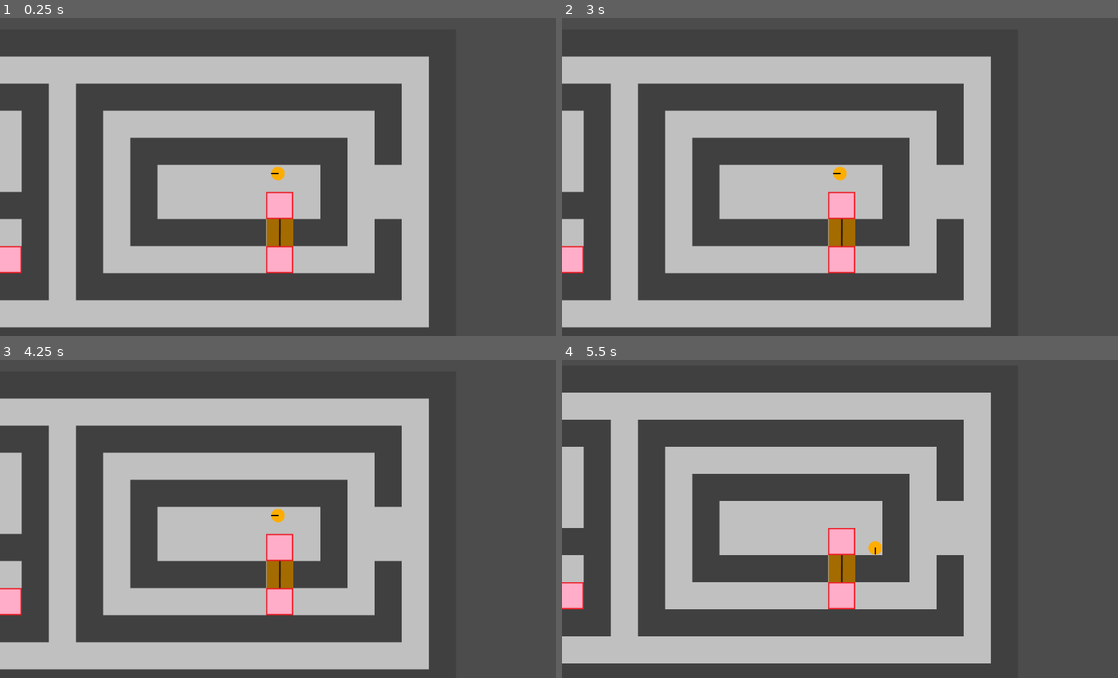
Above: before the commit, frames 1-4 (two rows, left to right).
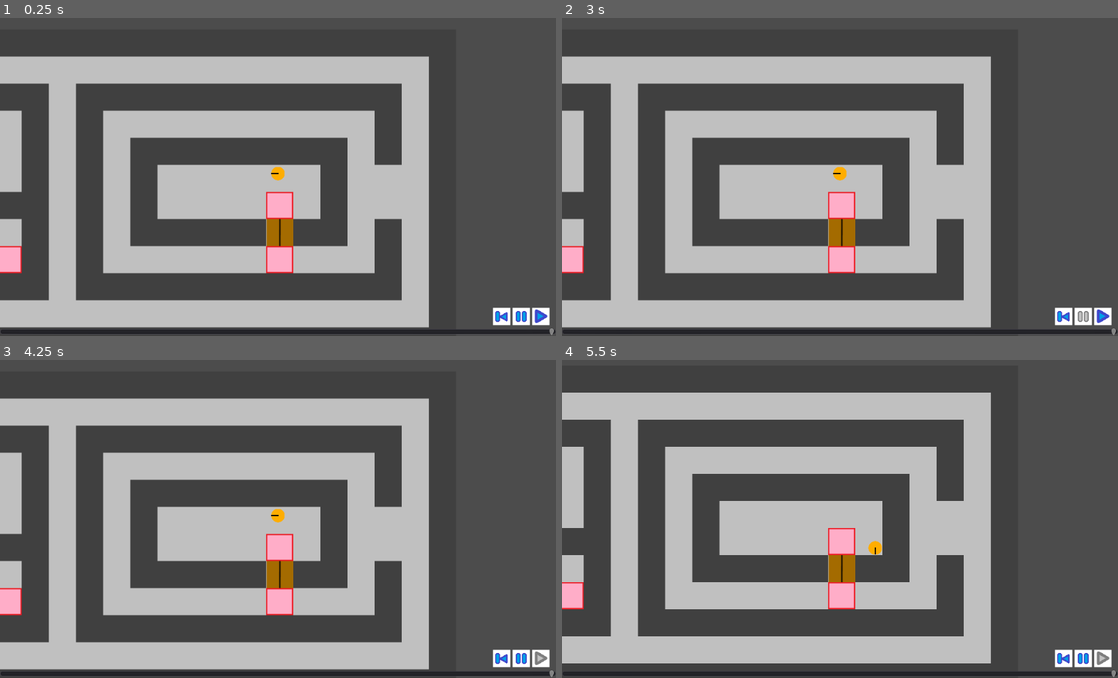
Above: after the commit, the same moments.

Repository: Charidan/Kleptochron
Game: Godot game, scene res://scenes/CollisionTest.tscn
Two runs of this game, one before a commit and one after it. Both use one fixed random seed, a clock stepped at 60 frames per second and the inputs below.
Inputs (mouse positions are in pixels of both pictures, inside the frame that each line leads up to):
- Up to frame 1 (0.25 s): no input
- Up to frame 2 (3 s): click (1062, 316) at 0.52 s; click (1112, 316) at 1.27 s; click (1117, 316) at 2.02 s; click (1084, 316) at 2.77 s
- Up to frame 3 (4.25 s): click (539, 658) at 3.52 s
- Up to frame 4 (5.5 s): tap Enter at 4.25 s; hold Right (ui_right) 4.28-5.03 s; tap Space at 5 s; hold Down (ui_down) from 5.03 s (still down)

The runs differ from the first frame. In frame 1, 1.9% of the frame differs, in the area x 0-100%, y 91-100%; in frame 2, 1.9%; in frame 3, 1.9%; in frame 4, 1.9%.

Commit message:
post-merge restore of the CanvasLayer to hold the HUD

Diff:
--- a/scenes/CollisionTest.tscn
+++ b/scenes/CollisionTest.tscn
@@ -4,8 +4,8 @@
 [ext_resource path="res://scenes/Character.tscn" type="PackedScene" id=2]
 [ext_resource path="res://scenes/pressureplate.tscn" type="PackedScene" id=3]
 [ext_resource path="res://scenes/Door.tscn" type="PackedScene" id=4]
-[ext_resource path="res://scenes/HUD.tscn" type="PackedScene" id=5]
-[ext_resource path="res://tilesets/Interior.tres" type="TileSet" id=6]
+[ext_resource path="res://tilesets/Interior.tres" type="TileSet" id=5]
+[ext_resource path="res://scenes/HUD.tscn" type="PackedScene" id=6]
 
 [node name="Node2D" type="Node2D" index="0"]
 
@@ -59,16 +59,11 @@
 PASSWORD = "beta"
 SPEED = 10
 
-[node name="HUD" parent="." index="8" instance=ExtResource( 5 )]
-
-visible = false
-_sections_unfolded = [ "Anchor", "Grow Direction", "Hint", "Pause", "Rect", "Size Flags", "Visibility" ]
-
-[node name="TileMap" type="TileMap" parent="." index="9"]
+[node name="TileMap" type="TileMap" parent="." index="8"]
 
 z_index = -3
 mode = 0
-tile_set = ExtResource( 6 )
+tile_set = ExtResource( 5 )
 cell_size = Vector2( 50, 50 )
 cell_quadrant_size = 16
 cell_custom_transform = Transform2D( 1, 0, 0, 1, 0, 0 )
@@ -85,3 +80,13 @@
 format = 1
 tile_data = PoolIntArray( -7, 0, 0, -6, 0, 0, -5, 0, 0, -4, 0, 0, -3, 0, 0, -2, 0, 0, -1, 0, 0, -65536, 0, 0, -65535, 0 …(3646 unchanged characters)…
 _sections_unfolded = [ "Cell", "Material", "Transform", "Visibility", "Z Index" ]
+
+[node name="CanvasLayer" type="CanvasLayer" parent="." index="9"]
+
+layer = 1
+offset = Vector2( 0, 0 )
+rotation = 0.0
+scale = Vector2( 1, 1 )
+transform = Transform2D( 1, 0, 0, 1, 0, 0 )
+
+[node name="HUD" parent="CanvasLayer" index="0" instance=ExtResource( 6 )]
